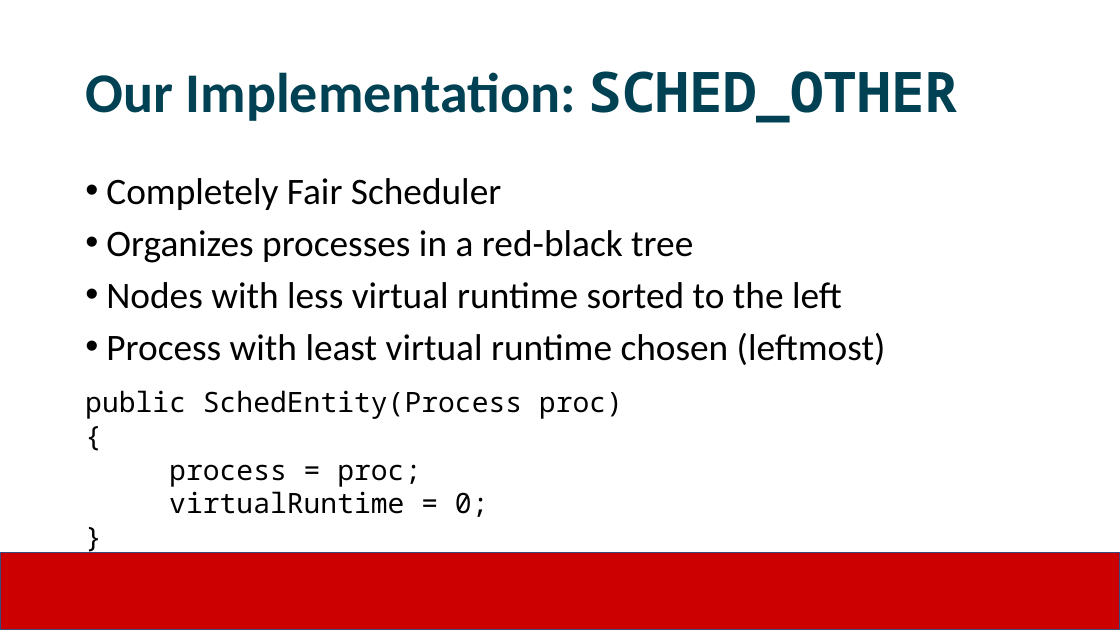
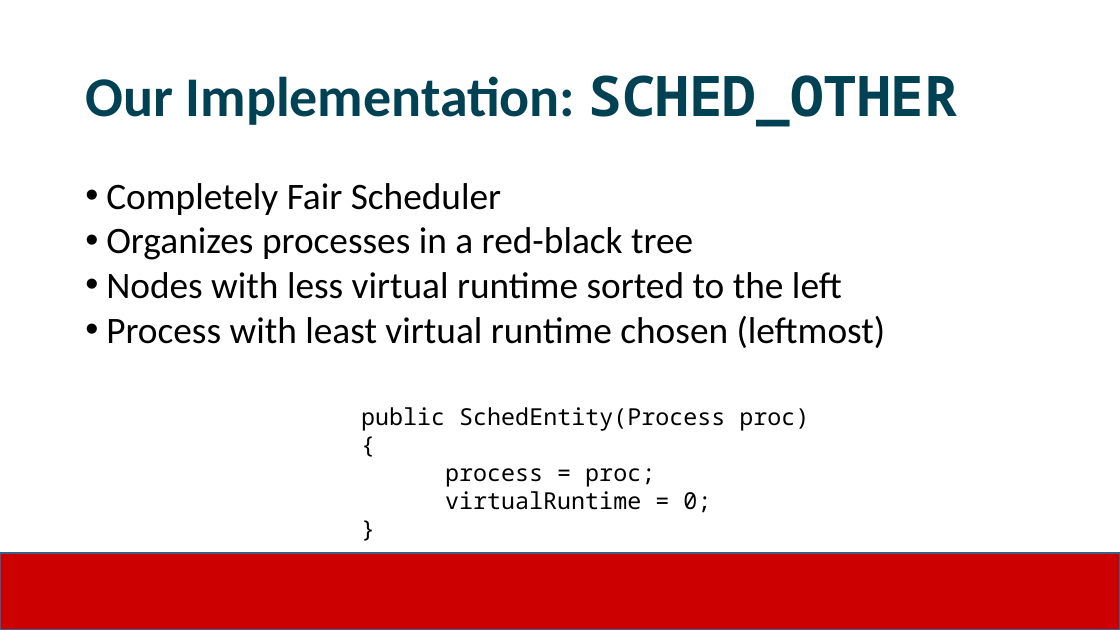
Before and after one commit to JimmyJHickey/Rambunctious-Homunculi, a slide deck: slide 6 of reports/RedHat_Presentation.pptx. Drawn at 1120x630 pixels with LibreOffice and Linux fonts; fonts in the diff are those of the drawing; background and template pictures are left out. Boxes give left, top, right and bottom in pixels: in the first picture for what was removed or moved away, otherwise in the second. Text is boxed around its words. In the diff, an @@ line names an element or a change of style, - is before the commit and + after.

```diff
--- a/reports/RedHat_Presentation.pptx
+++ b/reports/RedHat_Presentation.pptx
@@ text "Our Implementation: SCHED_OTHER" at box(85, 75, 959, 127): line spacing 0.9 to 1 @@
@@ text "Completely Fair Scheduler" at box(106, 183, 886, 348): line spacing 0.9 to 1; less space between paragraphs @@
@@ text "public SchedEntity(Process proc)": place and size @@
-text "public SchedEntity(Process proc)" at box(85, 390, 623, 517)
+text "public SchedEntity(Process proc)" at box(361, 407, 809, 513)
@@ text "public SchedEntity(Process proc)" at box(361, 407, 809, 513): size 24 to 20 pt @@
@@ rectangle at box(0, 553, 1120, 630): outline #374B7F 1 pt to #3A5F8C 2 pt @@
```
Also in this commit, not shown: 10 other slides changed.
